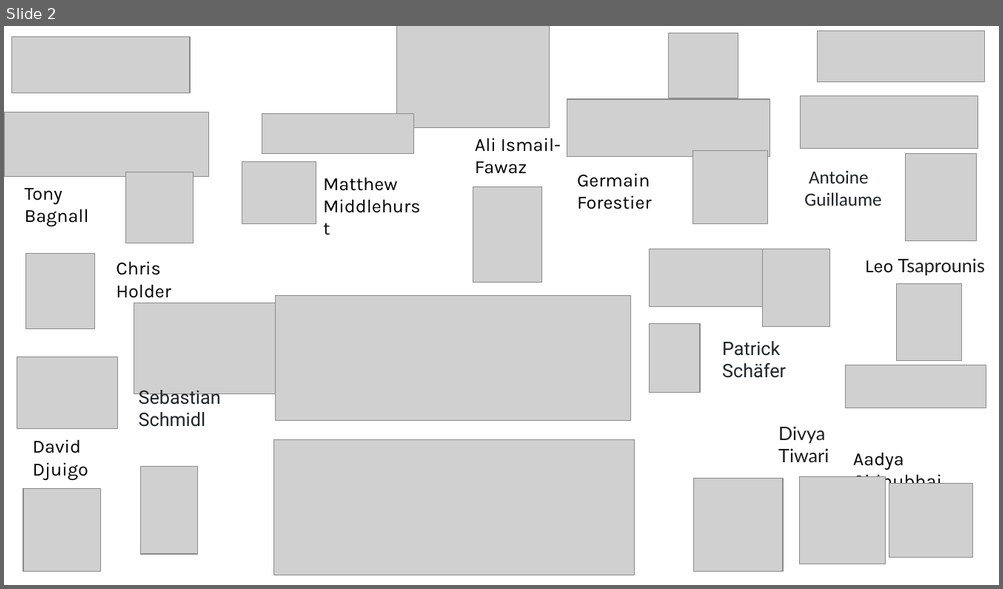
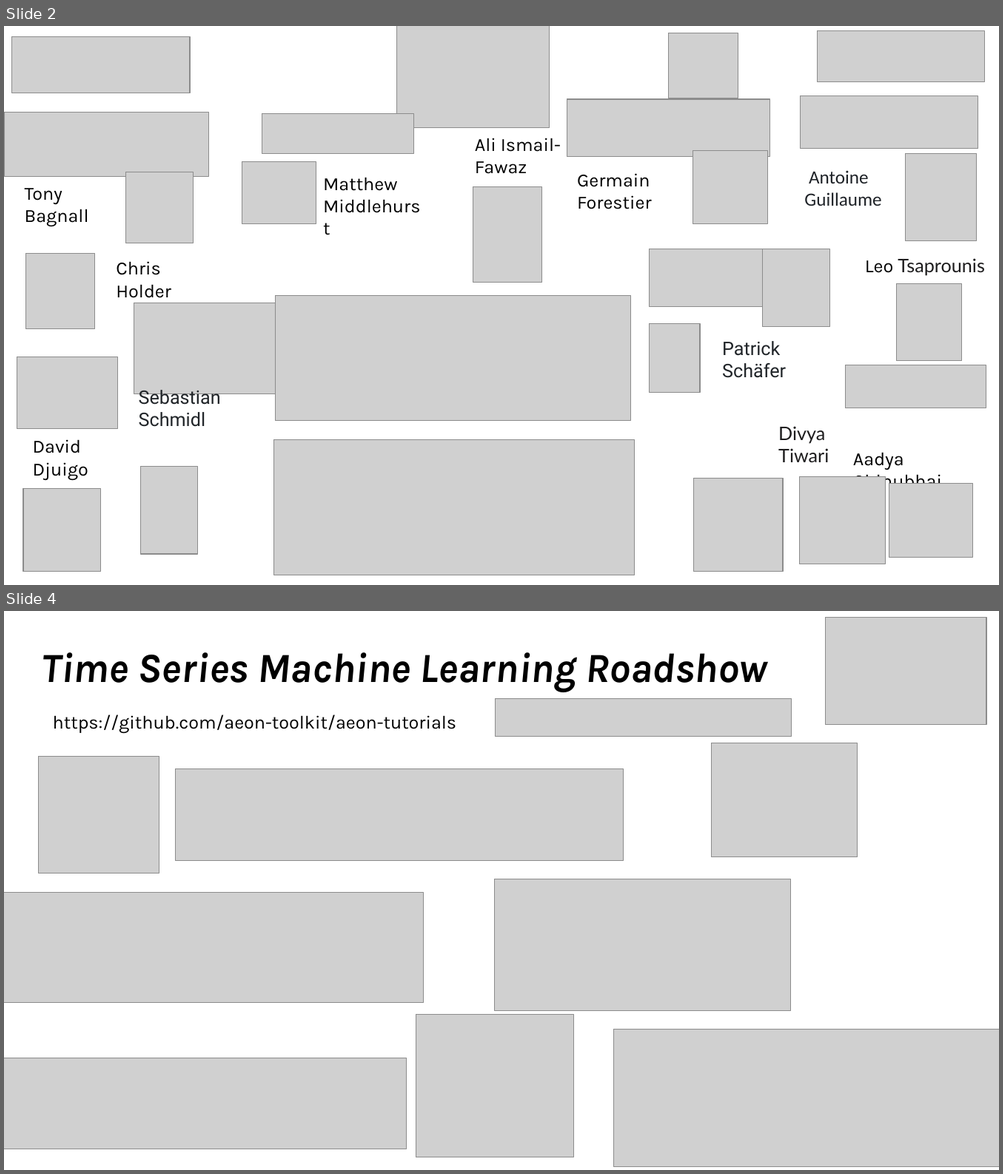
Before and after one commit to aeon-toolkit/aeon-tutorials, a slide deck: DSAA-2025/slides/part1_introduction.pptx. Shown one above the other, each under a label of ours: slide 2 before the commit, slides 2 and 4 after it; the slides between them are not shown. The pictures are 1003x589 and 1003x1174 pixels, drawn with LibreOffice and Linux fonts; fonts in the diff are those of the drawing; grey boxes stand for pictures. Boxes give left, top, right and bottom in pixels: in the first picture for what was removed or moved away, otherwise in the second. Text is boxed around its words. In the diff, an @@ line names an element or a change of style, - is before the commit and + after.

```diff
--- a/DSAA-2025/slides/part1_introduction.pptx
+++ b/DSAA-2025/slides/part1_introduction.pptx
@@ slide 4 added at [4, 611, 999, 1170], background #FFFFFF @@
@@ picture added at [825, 617, 986, 724] @@
@@ text added at [41, 652, 767, 692], 40 pt, text #000000, bold, italic @@
+Time Series Machine Learning Roadshow
@@ picture added at [495, 698, 792, 736] @@
@@ text added at [53, 715, 457, 733], 18 pt, text #000000 @@
+https://github.com/aeon-toolkit/aeon-tutorials
@@ picture added at [711, 743, 857, 857] @@
@@ picture added at [38, 757, 159, 874] @@
@@ picture added at [175, 769, 623, 860] @@
@@ picture added at [4, 893, 424, 1002] @@
@@ picture added at [495, 879, 791, 1011] @@
@@ picture added at [416, 1014, 574, 1158] @@
@@ picture added at [614, 1030, 999, 1167] @@
@@ picture added at [4, 1058, 406, 1149] @@
```
Also in this commit, not shown: 5 slides changed, 2 other files.
